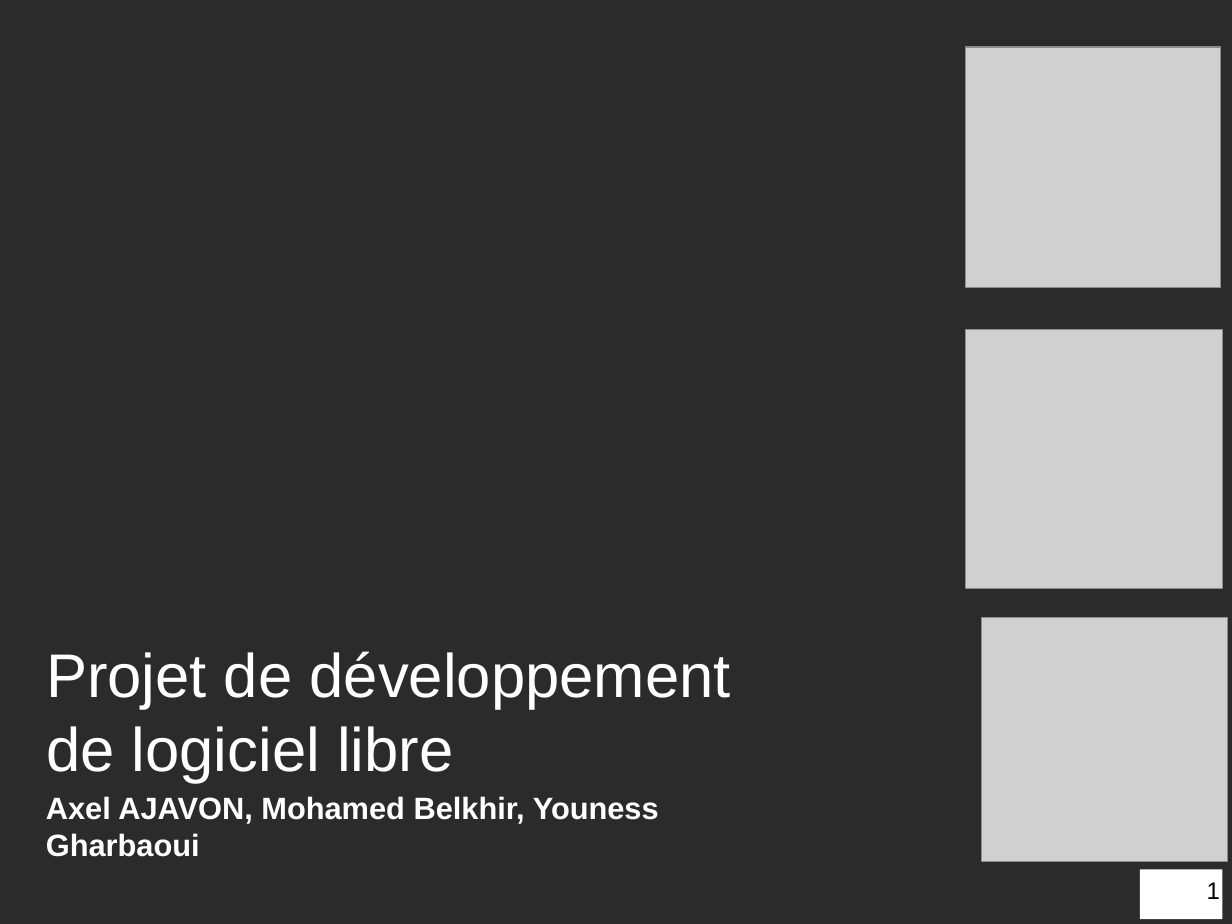
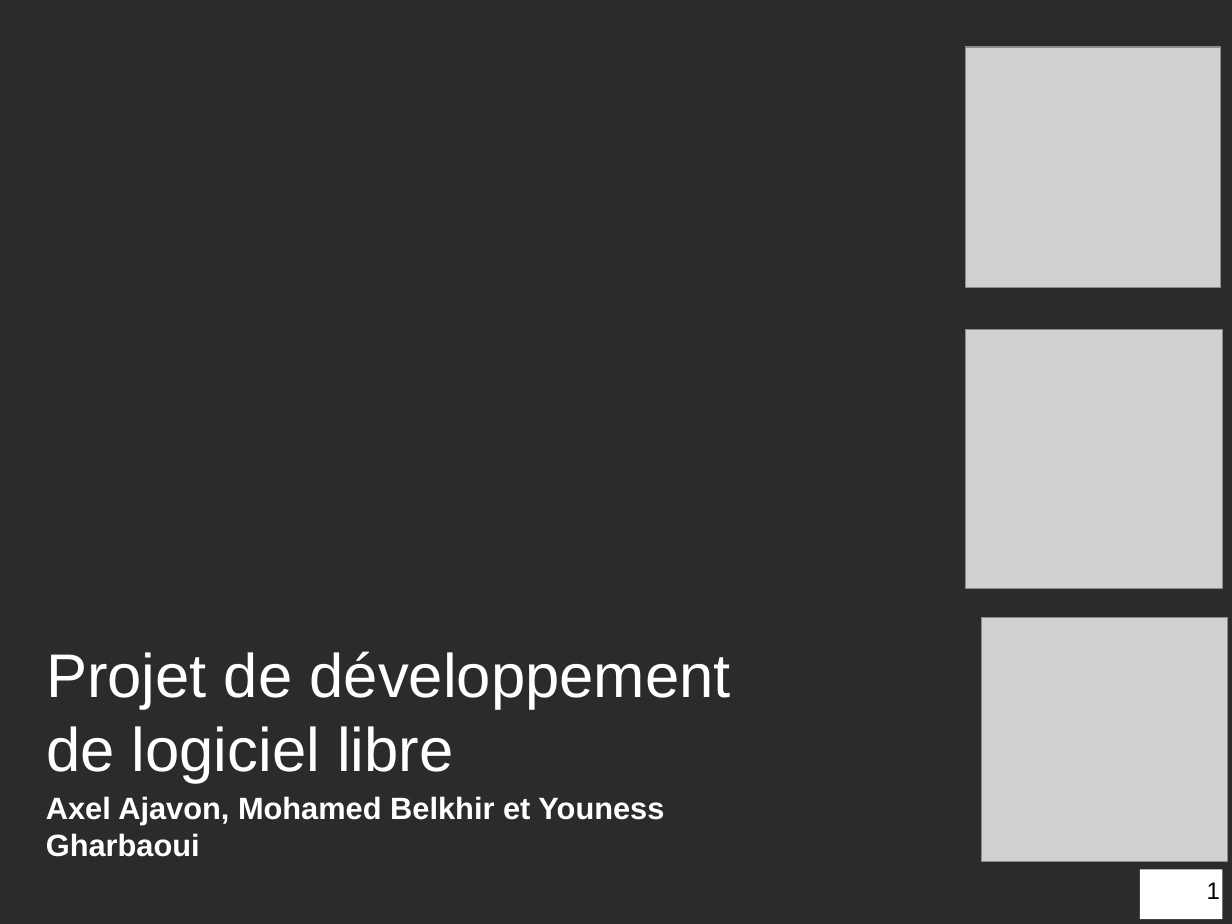
Before and after one commit to axelajv/FirefoxOS-ProjetDLL, a slide deck: slide 1 of PowerPoint/PPT Projet-DLL.ppt. Drawn at 1232x924 pixels with LibreOffice and Linux fonts; fonts in the diff are those of the drawing; grey boxes stand for pictures; background and template pictures are left out; a plain dark background stands for a picture behind light text. Boxes give left, top, right and bottom in pixels: in the first picture for what was removed or moved away, otherwise in the second. Text is boxed around its words. In the diff, an @@ line names an element or a change of style, - is before the commit and + after.

```diff
--- a/PowerPoint/PPT Projet-DLL.ppt
+++ b/PowerPoint/PPT Projet-DLL.ppt
@@ text at (x1=46, y1=796, x2=664, y2=857): text changed @@
-Axel AJAVON, Mohamed Belkhir, Youness Gharbaoui
+Axel Ajavon, Mohamed Belkhir et Youness Gharbaoui
```
Also in this commit, not shown: 2 other slides changed, 4 other files.
